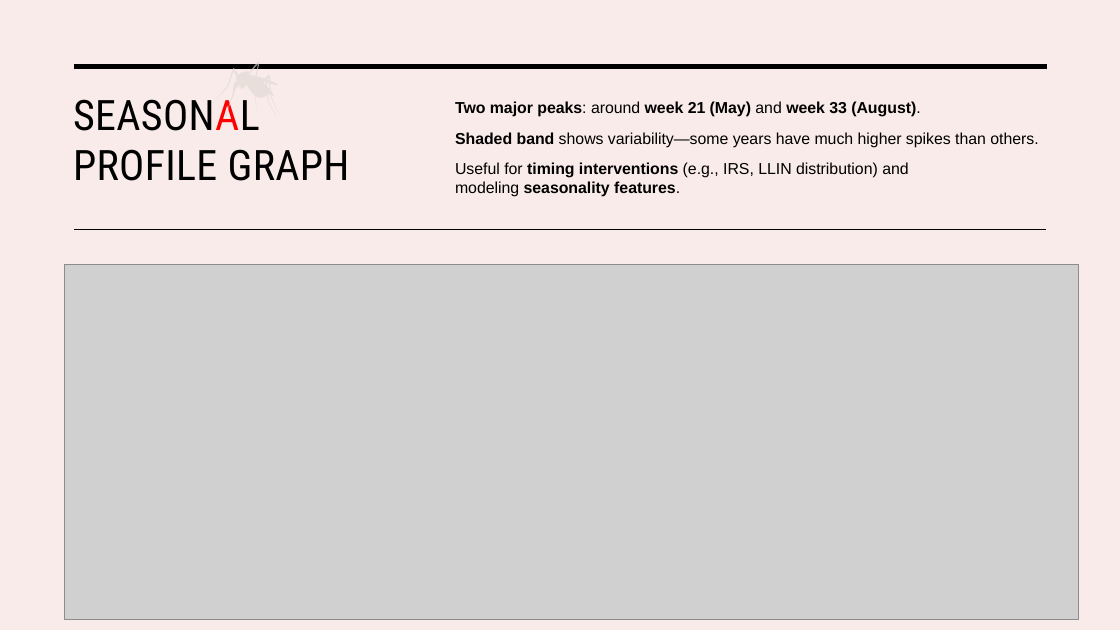
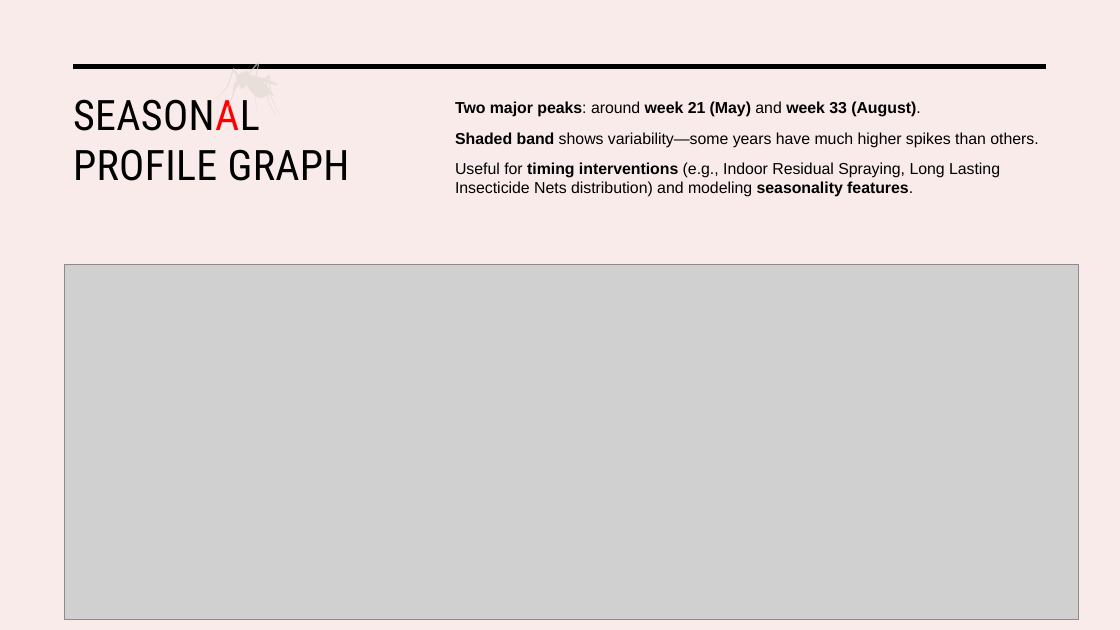
Before and after one commit to H-Rumenya/Malaria-Predictive-Model, a slide deck: slide 6 of Malaria_Predictive_model.pptx. Drawn at 1120x630 pixels with LibreOffice and Linux fonts; fonts in the diff are those of the drawing; grey boxes stand for pictures. Boxes give left, top, right and bottom in pixels: in the first picture for what was removed or moved away, otherwise in the second. Text is boxed around its words. In the diff, an @@ line names an element or a change of style, - is before the commit and + after.

```diff
--- a/Malaria_Predictive_model.pptx
+++ b/Malaria_Predictive_model.pptx
@@ text at (x1=455, y1=162, x2=1000, y2=197): text changed @@
-Useful for timing interventions (e.g., IRS, LLIN distribution) and modeling seasonality features.
+Useful for timing interventions (e.g., Indoor Residual Spraying, Long Lasting Insecticide Nets distribution) and modeling seasonality features.
@@ line removed from (74, 229) to (1047, 229) @@
```
Also in this commit, not shown: 13 other slides changed, 6 slides added, 1 slide removed, 15 other files.
